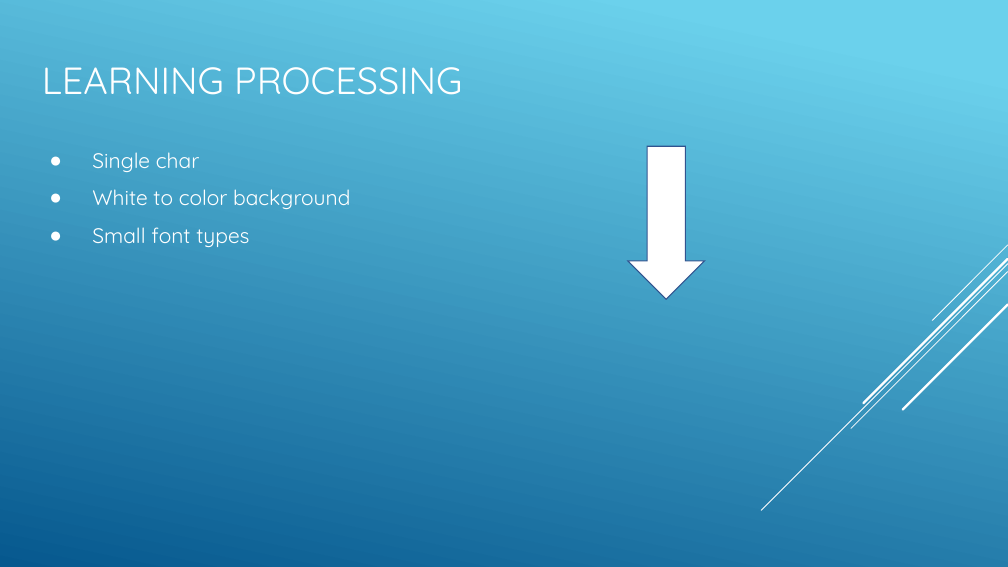
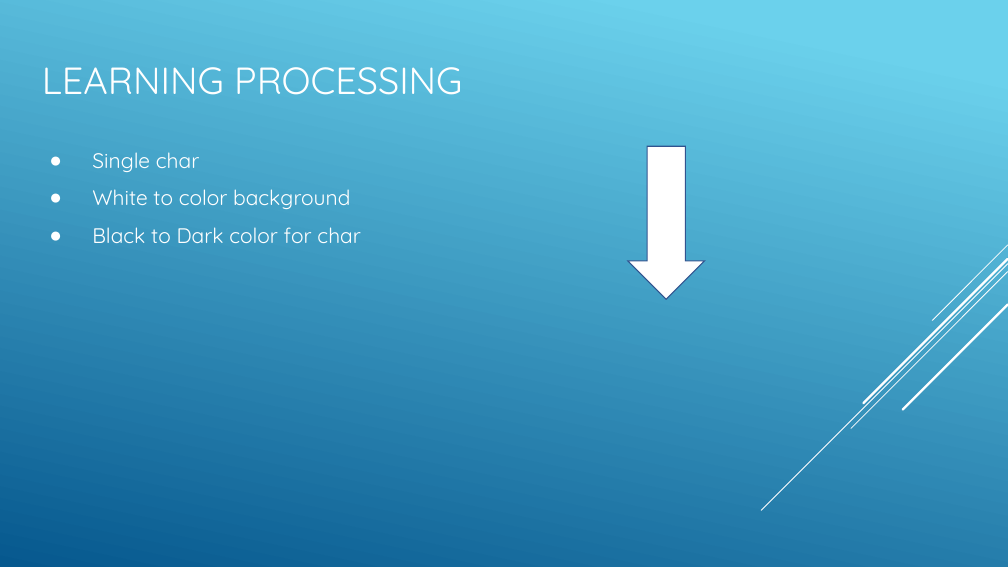
Before and after one commit to honkuro1227/final-project, a slide deck: slide 13 of presentation.pptx. Drawn at 1008x567 pixels with LibreOffice and Linux fonts; fonts in the diff are those of the drawing. Boxes give left, top, right and bottom in pixels: in the first picture for what was removed or moved away, otherwise in the second. Text is boxed around its words. In the diff, an @@ line names an element or a change of style, - is before the commit and + after.

```diff
--- a/presentation.pptx
+++ b/presentation.pptx
@@ text at (92, 227, 361, 243): text changed @@
-● Small font types
+● Black to Dark color for char
```
Also in this commit, not shown: 2 other slides changed, 1 slide added, 2 other files.
